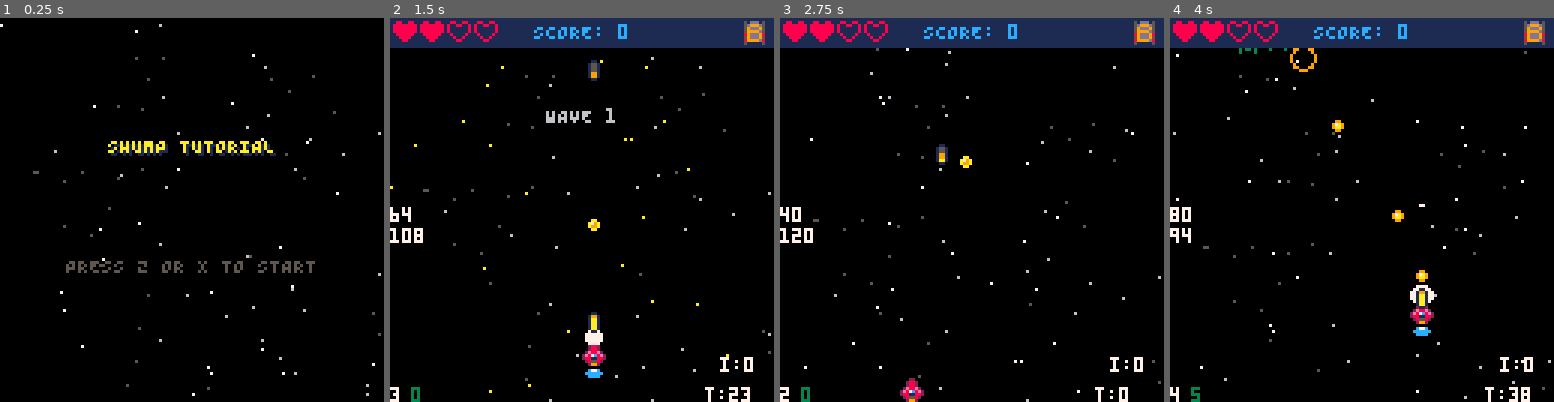
Above: before the commit, frames 1-4 (left to right).
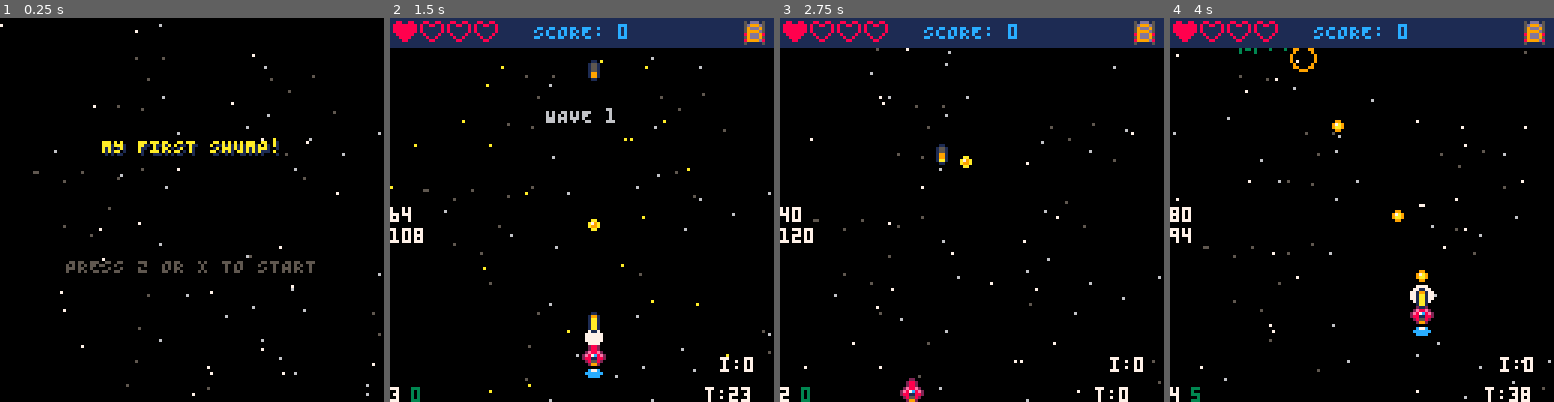
Above: after the commit, the same moments.

Repository: ProfSFrink/pico-8_shump_tutorial
Game: PICO-8 cartridge shump.p8
Same seed, same stepped clock (60 frames per second), same inputs: the game is played once before the commit and once after it.
Inputs:
- Up to frame 1 (0.25 s): no input
- Up to frame 2 (1.5 s): tap O (Z key) at 0.33, 0.7, 1.43 s; tap X (X key) at 1.07 s
- Up to frame 3 (2.75 s): hold Left 1.97-2.37 s; tap X (X key) at 2.07, 2.4, 2.73 s; tap O (Z key) at 2.22 s; hold Down from 2.42 s (still down)
- Up to frame 4 (4 s): release Down at 2.82 s; hold Right 2.87-3.53 s; tap X (X key) at 3.07, 3.4, 3.73 s; tap O (Z key) at 3.1, 3.98 s; hold Up from 3.58 s (still down)

The runs differ from the first frame. In frame 1, 1.1% of the frame differs, in the area x 26-73%, y 31-36%; in frame 2, 0.1%; in frame 3, 0.1%; in frame 4, 0.1%.

Commit message:
- (feat) adds title, win and game over music.
-  (fix) prevents player skipping through game over and win screens.
- (fix) fixed bug with y axis on enemy wave 2.

Diff:
--- a/components/Enemies.lua
+++ b/components/Enemies.lua
@@ -137,8 +137,8 @@
     local pl = player
     local spawnShockWave = spawnShockWave
     local swConfig = lgSwCfg
-    local exp = spawnExp
-    local playSfx = sfx
+    local spawnExp = spawnExp
+    local sfx = sfx
     local expCols = eneCols
 
     return {
@@ -234,12 +234,12 @@
             hit = true
             hp -= dam
 
-            playSfx(5)
+            sfx(3)
             if hp <= 0 then
                 dead = true
                 pl.score += points
                 -- Spawn explosion.
-                exp(x, y, spd, expCols)
+                spawnExp(x, y, spd, expCols)
                 -- Spawn large shockwave.
                 spawnShockWave(x, y, swConfig)
             end
--- a/components/Projectiles.lua
+++ b/components/Projectiles.lua
@@ -36,7 +36,7 @@
         spd = 4,
         rof = 8,
         dam = 2,
-        sfx = 1,
+        sfx = 2,
         btn = 4,
         upFunc = function(_ENV)
             if curFram < endFram then
--- a/effects/explosion.lua
+++ b/effects/explosion.lua
@@ -122,7 +122,7 @@
 
     add(exps, newFlash(expX, expY, 8, 4, 7))
 
-    sfx(rnd(2) + 2)
+    sfx(1)
 end
 
 -- Update all explosions.
--- a/states/GameOverState.lua
+++ b/states/GameOverState.lua
@@ -3,10 +3,15 @@
 -- Update the game over screen.
 function updateGameOver()
     blinkT += 1
-    if stoppedFiring() then
-        if btnp(4) or btnp(5) then
-            exitGameOver()
+    if not readyForInput then
+        if stoppedFiring() then
+            readyForInput = true
         end
+        return
+    end
+
+    if btnp(4) or btnp(5) then
+        exitGameOver()
     end
 end
 
@@ -40,9 +45,11 @@
 -- Enter the game over state.
 function enterGameOver()
     state = stateNames.gameOver
+    readyForInput = false
     bg = { x1 = 64, y1 = 64, x2 = 64, y2 = 64 }
     bgCol = 8
     startTimer = 0
+    music(6)
 end
 
 -- Exit the game over state and
--- a/states/GameState.lua
+++ b/states/GameState.lua
@@ -21,13 +21,13 @@
 		{ wave = 1, frame = 30, kind = eTypes.alien,
 			spawnX = 60, spawnY = 0 },
 		{ wave = 2, frame = 55, kind = eTypes.eyeball,
-			spawnX = ranInt(0, 120) },
+			spawnX = ranInt(0, 120), spawnY = 0 },
 		{ wave = 2, frame = 65, kind = eTypes.ufo,
-			spawnX = ranInt(0, 120) },
+			spawnX = ranInt(0, 120), spawnY = 0 },
 		{ wave = 2, frame = 75, kind = eTypes.eyeball,
-			spawnX = ranInt(0, 120) },
+			spawnX = ranInt(0, 120), spawnY = 0 },
 		{ wave = 2, frame = 100, kind = eTypes.alien,
-			spawnX = ranInt(0, 120) }
+			spawnX = ranInt(0, 120), spawnY = 0 }
 	}
 
 	-- Setup player ship.
@@ -36,7 +36,7 @@
 	-- Setup player.
 	player = {
 		score = 0,
-		lives = 2,
+		lives = 1,
 		bombs = 2
 	}
 
--- a/states/StartState.lua
+++ b/states/StartState.lua
@@ -31,7 +31,7 @@
 
 -- enter start screen state.
 function enterStart()
+	state = stateNames.start
 	startTimer = 0
-
-	state = stateNames.start
+	music(-1,2000)
 end
--- a/states/TitleState.lua
+++ b/states/TitleState.lua
@@ -17,7 +17,7 @@
 
 	drawStarfield()
 
-	local title = "SHUMP TUTORIAL"
+	local title = "MY FIRST SHUMP!"
 	local start = pressAKey .. "START"
 
 	?title, calcCenX(#title) + 1, 41, 1
@@ -29,6 +29,7 @@
 function enterTitle()
 	state = stateNames.title
 	waveNum = 0
+	music(1)
 
 	-- Get's game ready now so we
 	-- can show in the background
--- a/states/WinState.lua
+++ b/states/WinState.lua
@@ -3,10 +3,16 @@
 -- Update the win screen.
 function updateWin()
     blinkT += 1
-    if stoppedFiring() then
-        if btnp(4) or btnp(5) then
-            enterTitle()
+
+    if not readyForInput then
+        if stoppedFiring() then
+            readyForInput = true
         end
+        return
+    end
+
+    if btnp(4) or btnp(5) then
+        enterTitle()
     end
 end
 
@@ -25,4 +31,6 @@
 -- Enter the win state.
 function enterWin()
     state = stateNames.win
+    readyForInput = false
+    music(5)
 end
--- a/util/tools.lua
+++ b/util/tools.lua
@@ -70,9 +70,5 @@
 -- Returns true if the player has just stopped firing a weapon.
 -- @ return: true if both fire buttons released.
 function stoppedFiring()
-    if btnp(4) == false and btnp(5) == false then
-        return true
-    else
-        return false
-    end
+    return btn(4) == false and btn(5) == false
 end
Not shown, changed: 45 lines of the sprite sheet (__gfx__) section of shump.p8
Not shown, changed: the music (__music__) section of shump.p8
Not shown, changed: the sound effects (__sfx__) section of shump.p8
